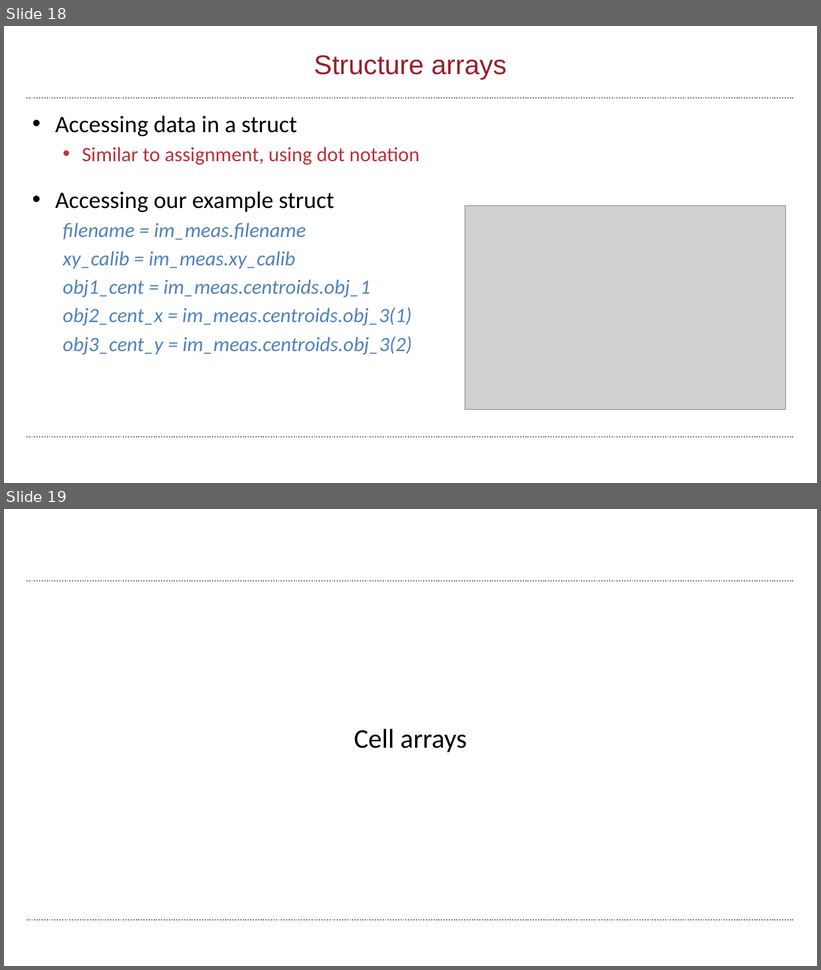
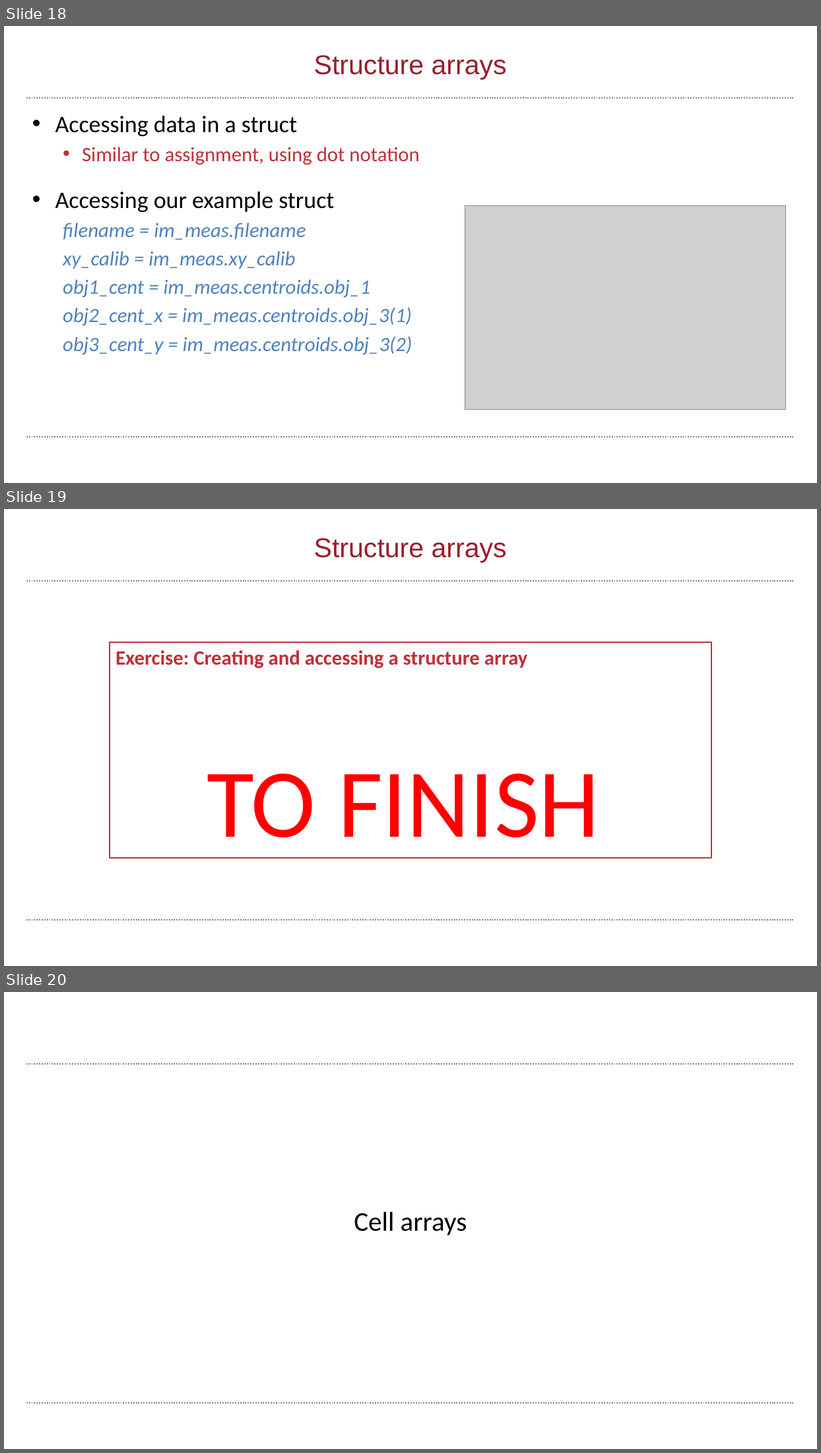
Before and after one commit to wbif-bristol/MATLAB-course, a slide deck: Session 3 - Advanced data structures/MATLAB Session 3.pptx. Shown one above the other, each under a label of ours: slides 18 and 19 before the commit, slides 18, 19 and 20 after it. The pictures are 821x970 and 821x1453 pixels, drawn with LibreOffice and Linux fonts; fonts in the diff are those of the drawing; grey boxes stand for pictures; background and template pictures are left out. Boxes give left, top, right and bottom in pixels: in the first picture for what was removed or moved away, otherwise in the second. Text is boxed around its words. In the diff, an @@ line names an element or a change of style, - is before the commit and + after.

Commit message:
Added Session 3 exercises to slides

```diff
--- a/Session 3 - Advanced data structures/MATLAB Session 3.pptx
+++ b/Session 3 - Advanced data structures/MATLAB Session 3.pptx
@@ slide 19 added at (x1=4, y1=509, x2=817, y2=966), background #FFFFFF; not listed: 2 template elements that a slide beside it also shows @@
@@ title added at (x1=314, y1=538, x2=507, y2=562), 32 pt, text #9A1D2B @@
+Structure arrays
@@ rectangle added at (x1=110, y1=642, x2=712, y2=858), fill #FFFFFF, outline #BF2F37 2 pt @@
@@ text added at (x1=116, y1=650, x2=528, y2=669), 24 pt, text #BF2F37, bold @@
+Exercise: Creating and accessing a structure array
@@ text added at (x1=207, y1=774, x2=600, y2=859), 115 pt, text #FF0000 @@
+TO FINISH
@@ what was slide 19 is now slide 20 @@
```
Also in this commit, not shown: 6 other files.
